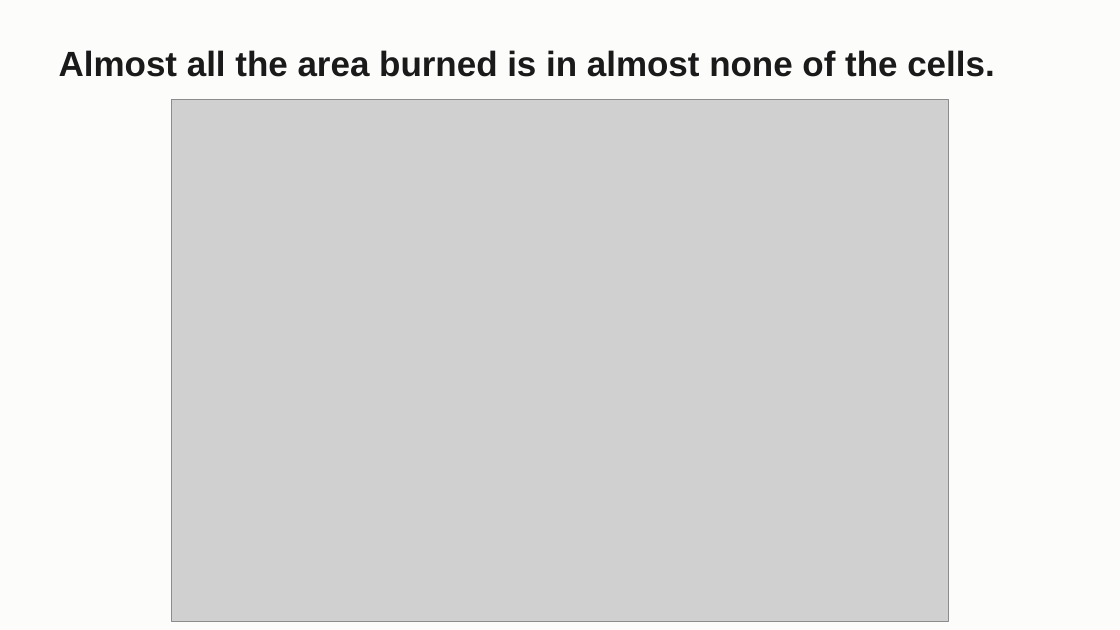
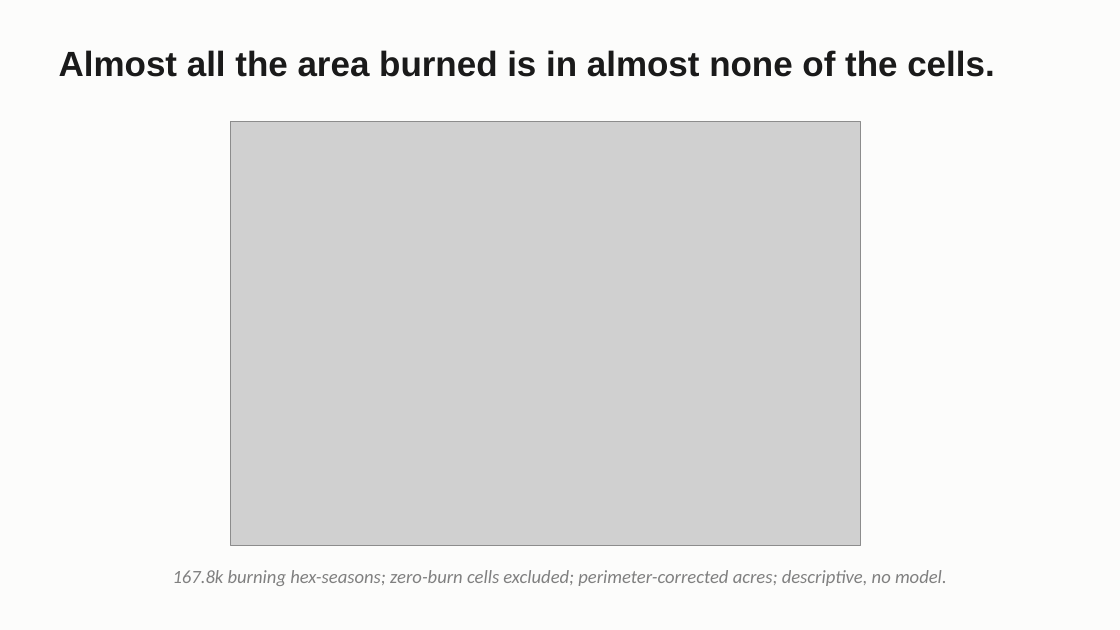
Before and after one commit to craig-rudman/MSDS696, a slide deck: slide 8 of coursework/W7/MSDS696_W7_Deck.pptx. Drawn at 1120x630 pixels with LibreOffice and Linux fonts; fonts in the diff are those of the drawing; grey boxes stand for pictures. Boxes give left, top, right and bottom in pixels: in the first picture for what was removed or moved away, otherwise in the second. Text is boxed around its words. In the diff, an @@ line names an element or a change of style, - is before the commit and + after.

```diff
--- a/coursework/W7/MSDS696_W7_Deck.pptx
+++ b/coursework/W7/MSDS696_W7_Deck.pptx
@@ picture: place and size @@
-picture at box(172, 100, 949, 622)
+picture at box(230, 122, 860, 545)
@@ text added at box(173, 570, 947, 586), 16 pt, text #808080, italic @@
+167.8k burning hex-seasons; zero-burn cells excluded; perimeter-corrected acres; descriptive, no model.
```
Also in this commit, not shown: 15 other slides changed, 1 other file.
